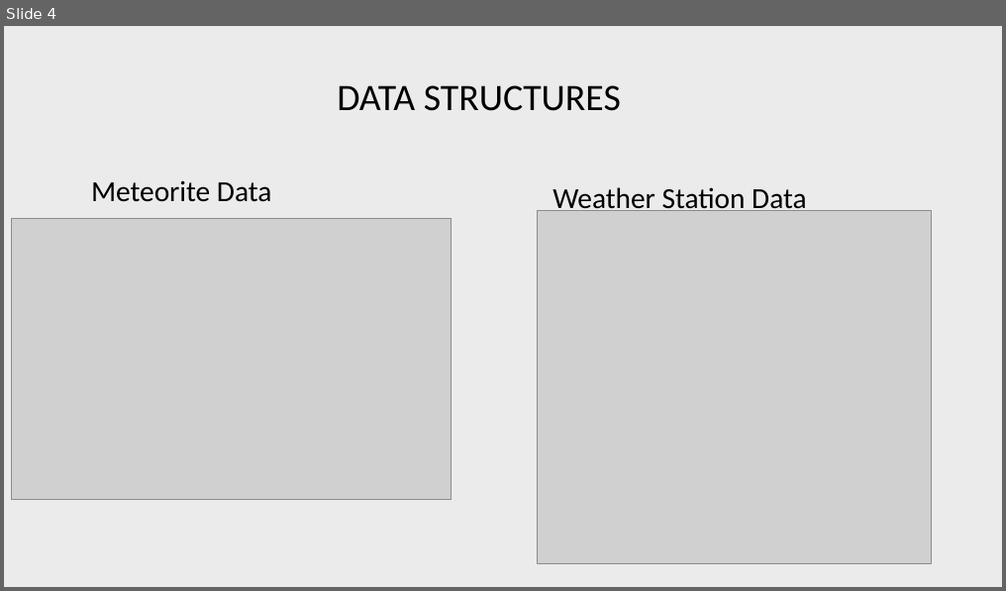
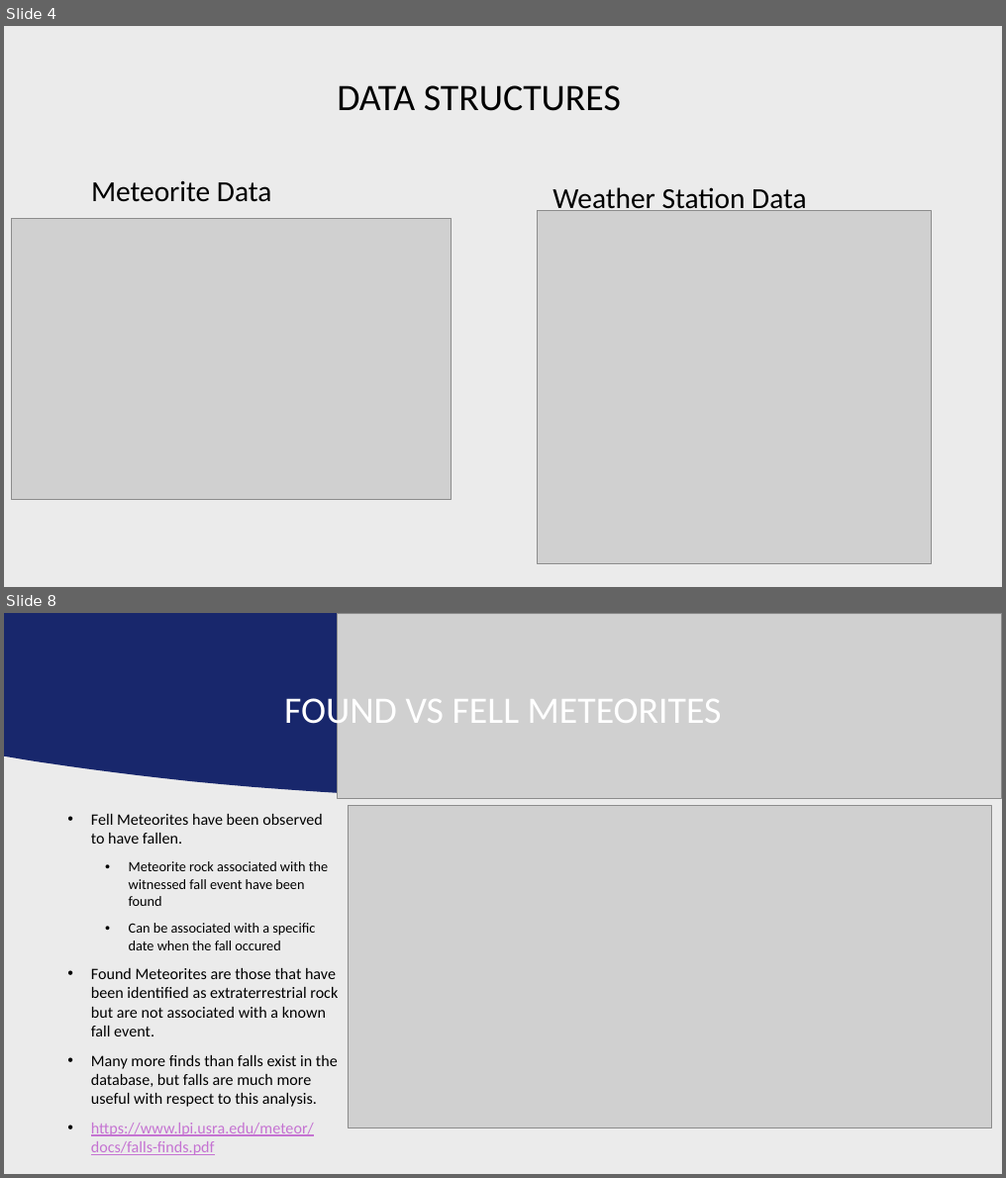
Before and after one commit to Jollyfalcon/Mjolnir, a slide deck: Mjolnir Group Presentation.pptx. Shown one above the other, each under a label of ours: slide 4 before the commit, slides 4 and 8 after it; the slides between them are not shown. The pictures are 1006x591 and 1006x1178 pixels, drawn with LibreOffice and Linux fonts; fonts in the diff are those of the drawing; grey boxes stand for pictures; background and template pictures are left out. Boxes give left, top, right and bottom in pixels: in the first picture for what was removed or moved away, otherwise in the second. Text is boxed around its words. In the diff, an @@ line names an element or a change of style, - is before the commit and + after.

```diff
--- a/Mjolnir Group Presentation.pptx
+++ b/Mjolnir Group Presentation.pptx
@@ slide 8 added at (4,613,1002,1174), background picture (left out) @@
@@ freeform shape added at (4,613,1002,799), fill #18276C @@
@@ picture added at (338,613,1002,799) @@
@@ title added at (284,691,722,732), 36 pt, text #FFFFFF @@
+FOUND VS FELL METEORITES
@@ text added at (91,814,338,1156), 15.3 pt, text #000000 @@
+• Fell Meteorites have been observed to have fallen.
+  • Meteorite rock associated with the witnessed fall event have been found
+  • Can be associated with a specific date when the fall occured
+• Found Meteorites are those that have been identified as extraterrestrial rock but are not associated with a known fall event.
+• Many more finds than falls exist in the database, but falls are much more useful with respect to this analysis.
+• https://www.lpi.usra.edu/meteor/docs/falls-finds.pdf
@@ picture added at (348,806,991,1128) @@
```
Also in this commit, not shown: 4 slides changed, 3 other slides added, 2 slides removed, 1 other file.
